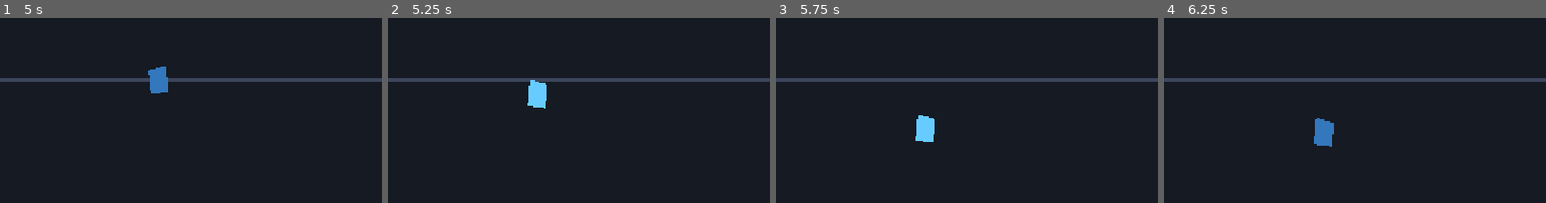
Above: before the commit, frames 1-4 (left to right).
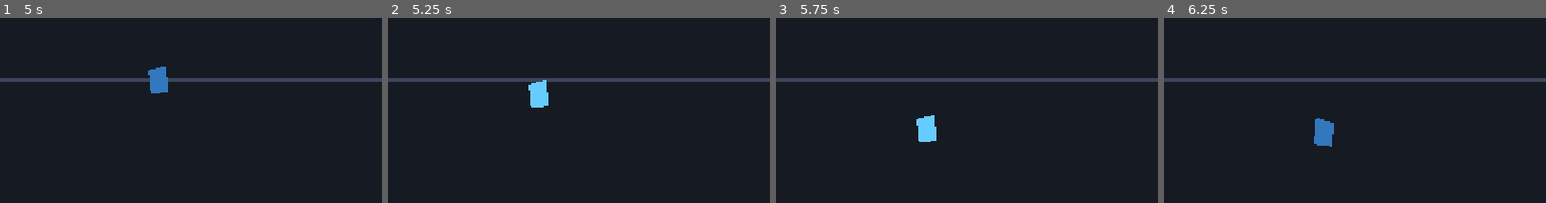
Above: after the commit, the same moments.

Repository: Eli-Blue/Ryuji-Kisaragi
Game: Godot game, scene res://src/scenes/main.tscn
Two runs of this game, one before a commit and one after it. Both use one fixed random seed, a clock stepped at 60 frames per second and the inputs below.
Inputs:
- Up to frame 1 (5 s): tap Enter at 0.5 s; hold D (move_right) 0.53-1.28 s; tap K (attack_elbow) at 0.6, 3.6 s; hold S (move_down) 1.28-2.03 s; tap J (attack_light) at 1.35, 4.35 s; hold D (move_right) 2.03-2.78 s; hold I (block) 2.03-2.78 s; hold W (move_up) 2.78-3.53 s; tap L (grapple_throw) at 2.85 s; tap R (reset_round) at 3.5, 4.25 s; hold A (move_left) from 3.53 s (still down)
- Up to frame 2 (5.25 s): release A (move_left) at 5.03 s; hold S (move_down) from 5.03 s (still down); hold I (block) from 5.03 s (still down)
- Up to frame 3 (5.75 s): keep holding S (move_down); keep holding I (block)
- Up to frame 4 (6.25 s): release S (move_down) at 5.78 s; release I (block) at 5.78 s; hold D (move_right) from 5.78 s (still down); tap L (grapple_throw) at 5.85 s
The pictures show only the part of the screen within x 0-50%, y 39-89%; the shares and areas given below are measured in that part.

Frame 1 is identical in both runs. In frame 2, 0.1% of the frame differs, in the area x 36-42%, y 33-49%; in frame 3, 0.1%; in frame 4, nothing differs.

Commit message:
Constrain facing logic to horizontal combat direction
Co-authored-by: Eli-Blue <156834420+Eli-Blue@users.noreply.github.com>

Diff:
--- a/src/scripts/player.gd
+++ b/src/scripts/player.gd
@@ -103,8 +103,8 @@
 			return
 
 	var move_input := Input.get_vector("move_left", "move_right", "move_up", "move_down")
-	if move_input.length() > 0.1:
-		facing = move_input.normalized()
+	if absf(move_input.x) > 0.05:
+		facing = Vector2(signf(move_input.x), 0.0)
 
 	var speed := MOVE_SPEED
 	if Input.is_action_pressed("block"):
@@ -206,11 +206,12 @@
 			closest_distance = distance
 			closest_direction = offset / distance
 	if closest_direction != Vector2.ZERO:
-		facing = closest_direction
+		if absf(closest_direction.x) > 0.01:
+			facing = Vector2(signf(closest_direction.x), 0.0)
 
 func _update_visuals() -> void:
 	var facing_sign := _facing_sign()
-	body.scale.x = facing_sign
+	body.scale = Vector2(facing_sign, 1.0)
 	if defeated:
 		body.color = Color(0.3, 0.3, 0.3, 1.0)
 		return
